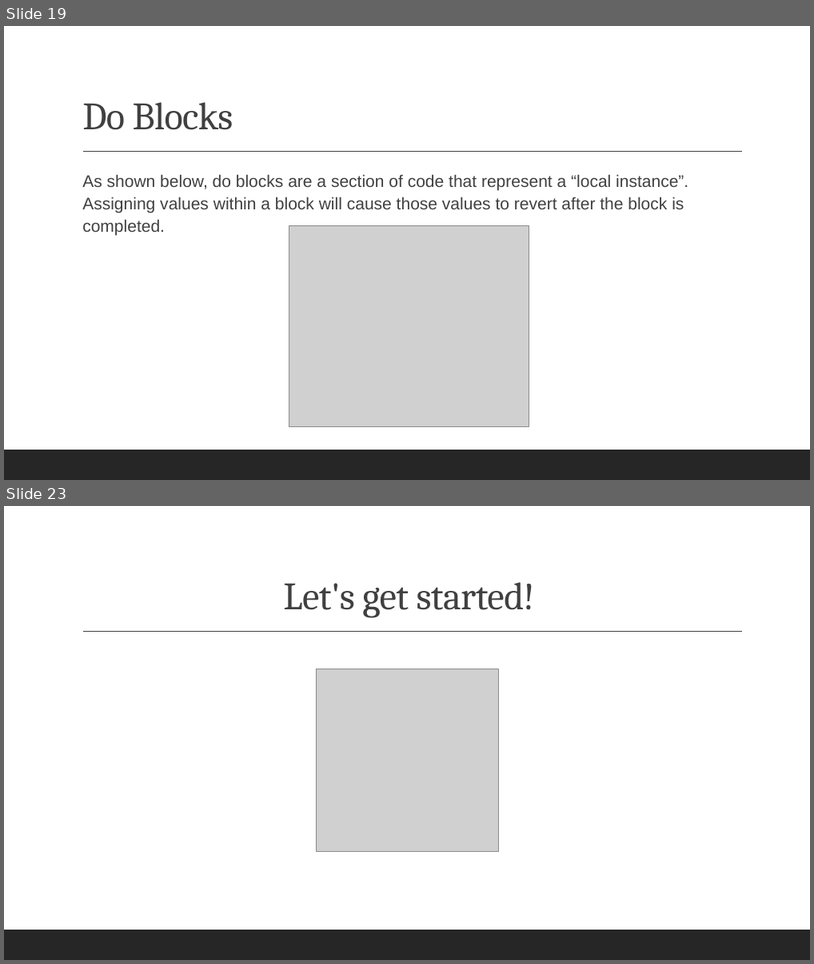
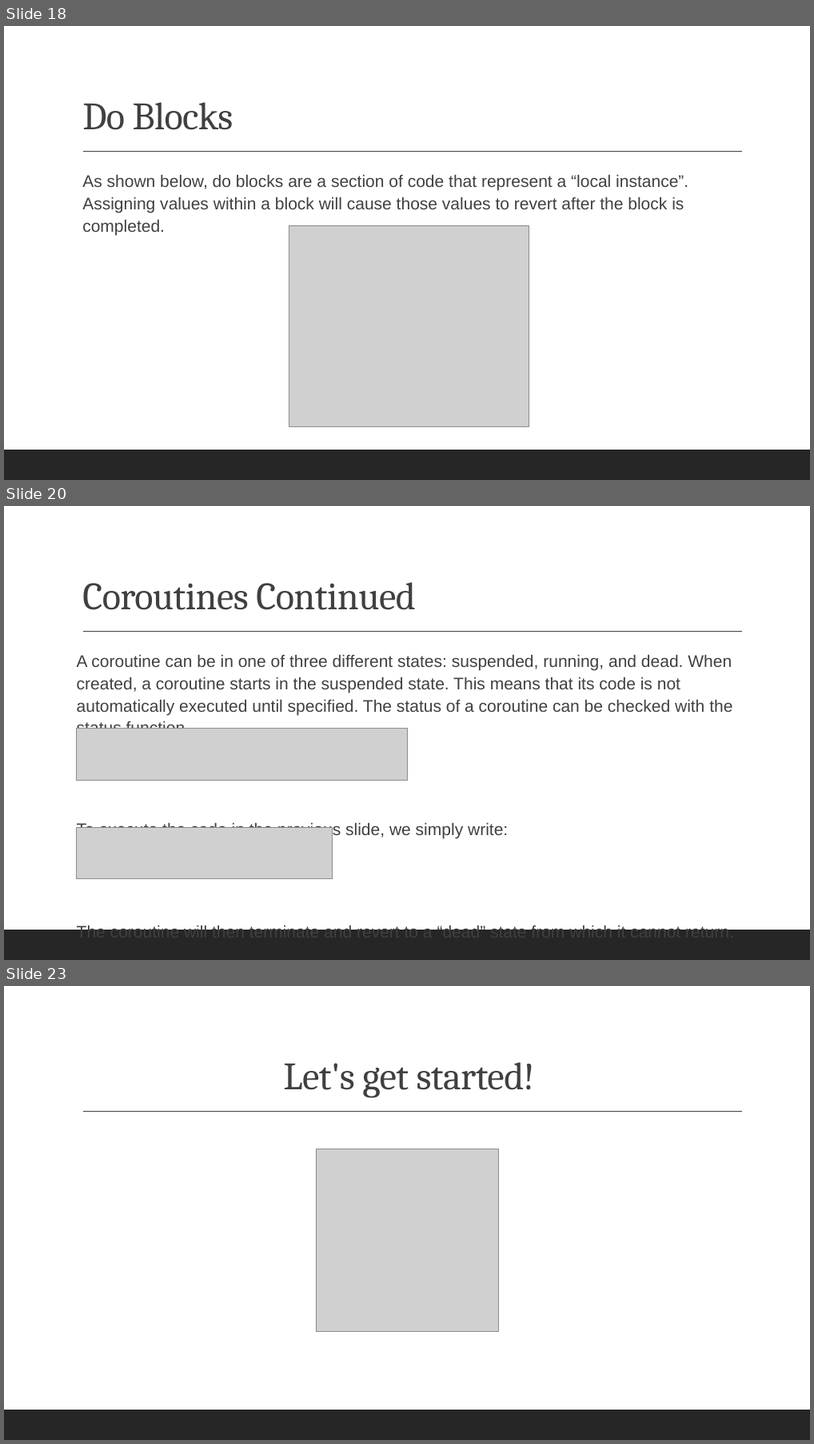
Before and after one commit to ethan-reinsborough/advweb-lua-project, a slide deck: Lua Presentation.pptx. Shown one above the other, each under a label of ours: slides 19 and 23 before the commit, slides 18, 20 and 23 after it; the slides between them are not shown. The pictures are 814x964 and 814x1444 pixels, drawn with LibreOffice and Linux fonts; fonts in the diff are those of the drawing; grey boxes stand for pictures. Boxes give left, top, right and bottom in pixels: in the first picture for what was removed or moved away, otherwise in the second. Text is boxed around its words. In the diff, an @@ line names an element or a change of style, - is before the commit and + after.

```diff
--- a/Lua Presentation.pptx
+++ b/Lua Presentation.pptx
@@ slide 20 added at [4, 506, 810, 960], background #FFFFFF; not listed: 2 template elements that a slide beside it also shows @@
@@ title added at [82, 582, 416, 610], 46 pt, text #404040 @@
+Coroutines Continued
@@ text added at [77, 654, 734, 929], 20 pt, text #404040 @@
+A coroutine can be in one of three different states: suspended, running, and dead. When created, a coroutine starts in the suspended state. This means that its code is not automatically executed until specified. The status of a coroutine can be checked with the status function.
+To execute the code in the previous slide, we simply write:
+The coroutine will then terminate and revert to a “dead” state from which it cannot return.
@@ picture added at [77, 728, 407, 780] @@
@@ picture added at [77, 828, 333, 879] @@
@@ what was slide 19 is now slide 18 @@
```
Also in this commit, not shown: 2 slides changed, 4 other slides added, 4 slides removed.
